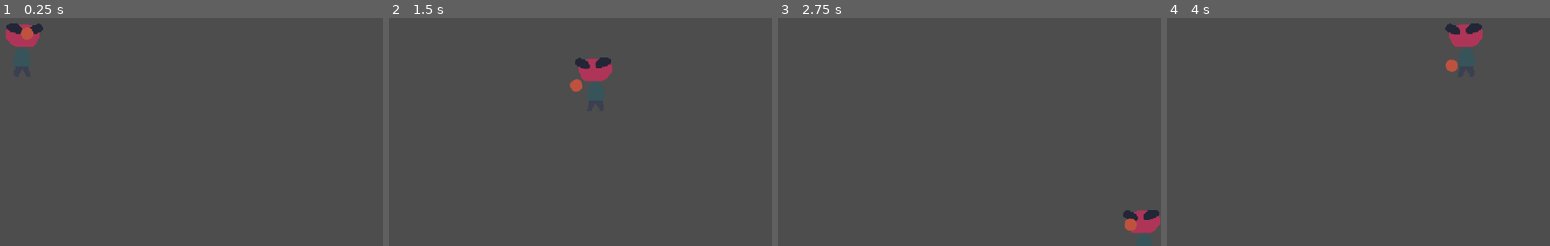
Above: before the commit, frames 1-4 (left to right).
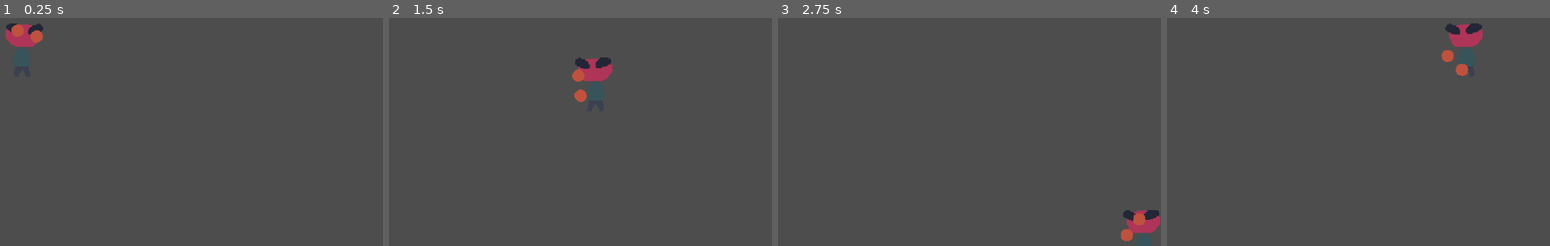
Above: after the commit, the same moments.

Repository: artemvandalovski/Salty-John
Game: Godot game, scene res://scenes/Level.tscn
Same seed, same stepped clock (60 frames per second), same inputs: the game is played once before the commit and once after it.
Inputs (mouse positions are in pixels of both pictures, inside the frame that each line leads up to):
- Up to frame 1 (0.25 s): no input
- Up to frame 2 (1.5 s): tap Enter at 0.5 s; move the mouse to (569, 24) at 0.52 s; press the mouse at (569, 24) at 0.53 s; hold D (right) 0.53-1.28 s; right-click (569, 24) at 0.8 s; move the mouse to (outside the picture) at 1.27 s; release the mouse at (outside the picture) at 1.28 s; hold S (down) from 1.28 s (still down); right-click (outside the picture) at 1.35 s
- Up to frame 3 (2.75 s): click (outside the picture) at 1.55 s; move the mouse to (outside the picture) at 2.02 s; release S (down) at 2.03 s; press the mouse at (outside the picture) at 2.03 s; hold D (right) from 2.03 s (still down); right-click (outside the picture) at 2.3 s
- Up to frame 4 (4 s): move the mouse to (outside the picture) at 2.77 s; release D (right) at 2.78 s; release the mouse at (outside the picture) at 2.78 s; hold W (up) 2.78-3.53 s; right-click (outside the picture) at 2.85 s; click (outside the picture) at 3.05 s; move the mouse to (1404, 104) at 3.52 s; press the mouse at (1404, 104) at 3.53 s; hold A (left) from 3.53 s (still down); right-click (1404, 104) at 3.8 s

The runs differ from the first frame. In frame 1, 0.4% of the frame differs, in the area x 2-12%, y 2-12%; in frame 2, 0.4%; in frame 3, 0.4%; in frame 4, 0.4%, in the area x 71-79%, y 14-26%.

Commit message:
player charging punch

Diff:
--- /dev/null
+++ b/entities/player/Fists.gd
@@ -0,0 +1,32 @@
+extends Node2D
+
+const PUNCH_DEPTH = 16.0 # how far the fists will go for a punch
+const CHARGE_DEPTH = 8.0 # how far the fists will go back while charging
+const COOLDOWN = 0.04
+const MIN_KNOCKBACK = 200.0
+
+@export var charge_rate: float = 2.0
+@export var punch_force: float = 300.0 # how much the player will launch forward when punching
+@export var knockback: float = 400.0
+@export var dmg: int = 0 # base damage
+@export var full_dmg: int = 2 # damage when fully charged
+
+@onready var l_fist = $LFist
+@onready var r_fist = $RFist
+
+var lcharge: float = 0.0 # between -1 and 1
+var rcharge: float = 0.0 # between -1 and 1
+
+# Called when the node enters the scene tree for the first time.
+func _ready():
+	pass # Replace with function body.
+
+
+func _process(delta):
+	if Input.is_action_pressed('lclick') and lcharge <= 0.0:
+		lcharge = max(lcharge - charge_rate*delta, -1.0)
+		$LFist.position.x = lcharge * CHARGE_DEPTH
+
+	if Input.is_action_pressed('rclick') and rcharge <= 0.0:
+		rcharge = max(rcharge - charge_rate*delta, -1.0)
+		$RFist.position.x = rcharge * CHARGE_DEPTH
--- a/entities/player/Fists.tscn
+++ b/entities/player/Fists.tscn
@@ -1,8 +1,16 @@
-[gd_scene load_steps=2 format=3 uid="uid://btxwmu2dhnxsd"]
+[gd_scene load_steps=3 format=3 uid="uid://btxwmu2dhnxsd"]
 
+[ext_resource type="Script" path="res://entities/player/Fists.gd" id="1_hpey5"]
 [ext_resource type="Texture2D" uid="uid://caw1v7w1swthd" path="res://entities/player/fist.png" id="2_e7shq"]
 
 [node name="Fists" type="Node2D"]
+script = ExtResource("1_hpey5")
+full_dmg = 3
 
-[node name="Sprite2D" type="Sprite2D" parent="."]
+[node name="LFist" type="Sprite2D" parent="."]
+position = Vector2(0, -16)
 texture = ExtResource("2_e7shq")
+
+[node name="RFist" type="Sprite2D" parent="."]
+position = Vector2(0, 16)
+texture = ExtResource("2_e7shq")
--- a/project.godot
+++ b/project.godot
@@ -46,6 +46,16 @@
 "events": [Object(InputEventKey,"resource_local_to_scene":false,"resource_name":"","device":-1,"window_id":0,"alt_pressed":false,"shift_pressed":false,"ctrl_pressed":false,"meta_pressed":false,"pressed":false,"keycode":0,"physical_keycode":69,"key_label":0,"unicode":101,"echo":false,"script":null)
 ]
 }
+lclick={
+"deadzone": 0.5,
+"events": [null, Object(InputEventMouseButton,"resource_local_to_scene":false,"resource_name":"","device":-1,"window_id":0,"alt_pressed":false,"shift_pressed":false,"ctrl_pressed":false,"meta_pressed":false,"button_mask":0,"position":Vector2(0, 0),"global_position":Vector2(0, 0),"factor":1.0,"button_index":1,"canceled":false,"pressed":false,"double_click":false,"script":null)
+]
+}
+rclick={
+"deadzone": 0.5,
+"events": [Object(InputEventMouseButton,"resource_local_to_scene":false,"resource_name":"","device":-1,"window_id":0,"alt_pressed":false,"shift_pressed":false,"ctrl_pressed":false,"meta_pressed":false,"button_mask":0,"position":Vector2(0, 0),"global_position":Vector2(0, 0),"factor":1.0,"button_index":2,"canceled":false,"pressed":false,"double_click":false,"script":null)
+]
+}
 
 [rendering]
 
